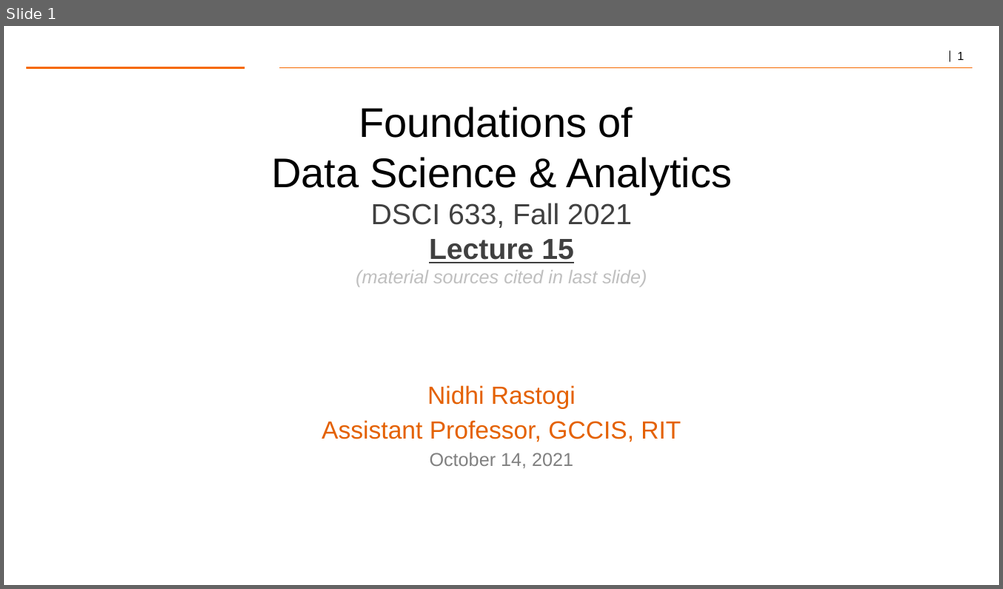
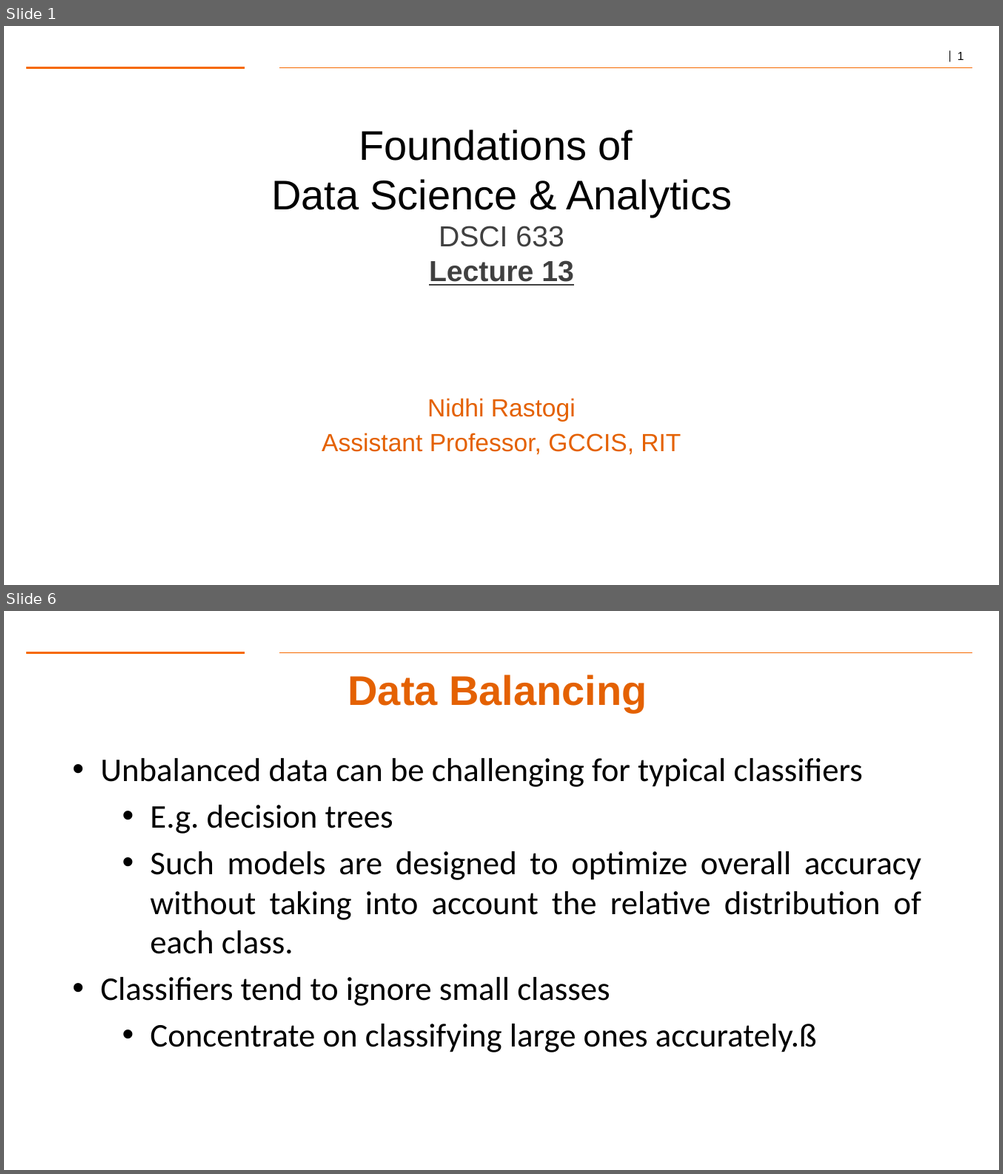
Before and after one commit to gk5951/RIT-DSCI-633-FDS, a slide deck: Syllabus/Lecture13/Lec13.pptx. Shown one above the other, each under a label of ours: slide 1 before the commit, slides 1 and 6 after it; the slides between them are not shown. The pictures are 1003x589 and 1003x1174 pixels, drawn with LibreOffice and Linux fonts; fonts in the diff are those of the drawing; background and template pictures are left out. Boxes give left, top, right and bottom in pixels: in the first picture for what was removed or moved away, otherwise in the second. Text is boxed around its words. In the diff, an @@ line names an element or a change of style, - is before the commit and + after.

```diff
--- a/Syllabus/Lecture13/Lec13.pptx
+++ b/Syllabus/Lecture13/Lec13.pptx
@@ slide 6 added at (4, 611, 999, 1170), background #FFFFFF; not listed: 2 template elements that a slide beside it also shows @@
@@ title added at (348, 675, 646, 712), 40 pt, text #E46102, bold @@
+Data Balancing
@@ text added at (100, 758, 921, 1053), 32 pt, text #000000 @@
+• Unbalanced data can be challenging for typical classifiers
+  • E.g. decision trees
+  • Such models are designed to optimize overall accuracy without taking into account the relative distribution of each class.
+• Classifiers tend to ignore small classes
+  • Concentrate on classifying large ones accurately.ß
@@ slide 1 changed as well @@
@@ text at (271, 130, 731, 286): text changed @@
-Foundations of
-Data Science & Analytics
-DSCI 633, Fall 2021
-Lecture 15
-(material sources cited in last slide)
+Foundations of
+Data Science & Analytics
+DSCI 633
+Lecture 13
@@ text at (430, 453, 573, 469): paragraph removed @@
-October 14, 2021
```
Also in this commit, not shown: 1 other slide changed, 15 other slides added, 36 slides removed, 11 other files.
